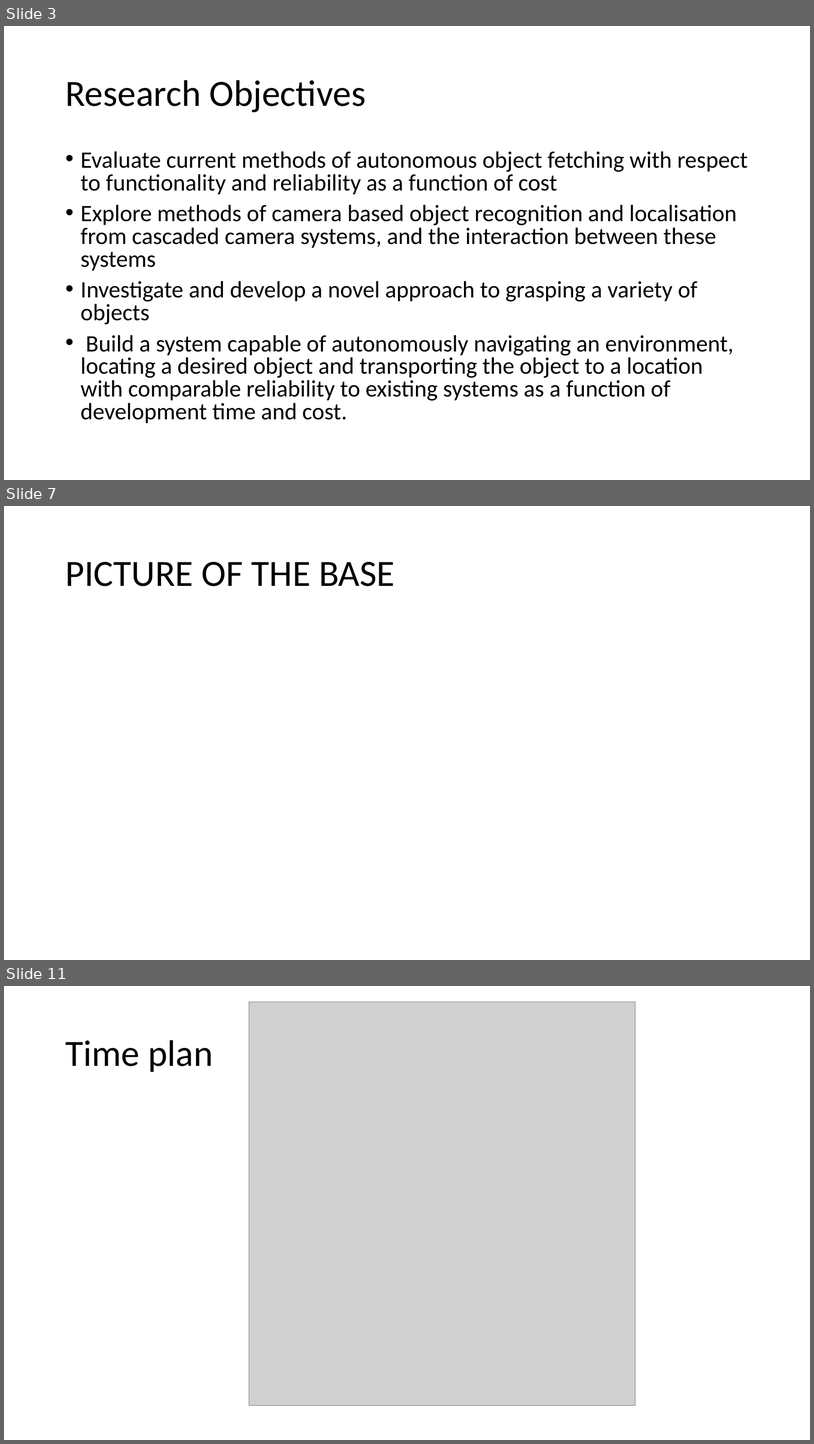
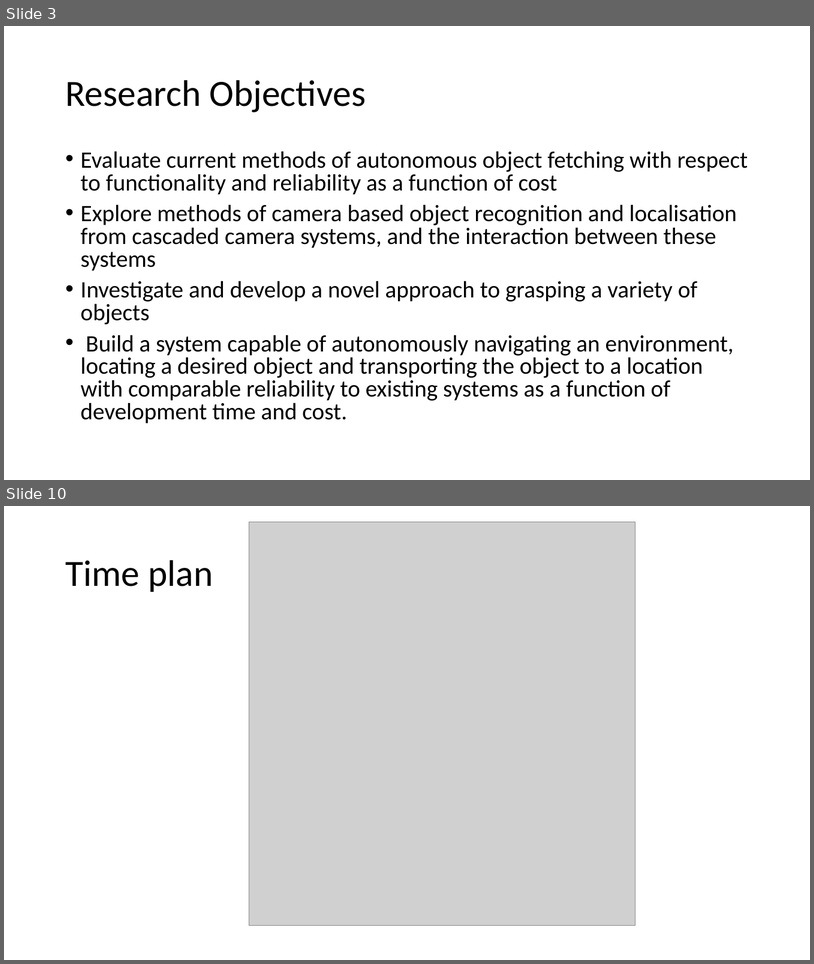
Before and after one commit to PROJ515/PROJ515-documentation, a slide deck: IP and exec plan presentation/IP-execc-plan-presentation.pptx. Shown one above the other, each under a label of ours: slides 3, 7 and 11 before the commit, slides 3 and 10 after it; the slides between them are not shown. The pictures are 814x1444 and 814x964 pixels, drawn with LibreOffice and Linux fonts; fonts in the diff are those of the drawing; grey boxes stand for pictures. Boxes give left, top, right and bottom in pixels: in the first picture for what was removed or moved away, otherwise in the second. Text is boxed around its words. In the diff, an @@ line names an element or a change of style, - is before the commit and + after.

```diff
--- a/IP and exec plan presentation/IP-execc-plan-presentation.pptx
+++ b/IP and exec plan presentation/IP-execc-plan-presentation.pptx
@@ slide 7 removed at box(4, 506, 810, 960), background #FFFFFF @@
@@ title removed at box(65, 562, 395, 586) @@
-PICTURE OF THE BASE
@@ what was slide 11 is now slide 10 @@
```
Also in this commit, not shown: 5 slides changed, 1 slide added, 1 other slide removed, 4 other files.
